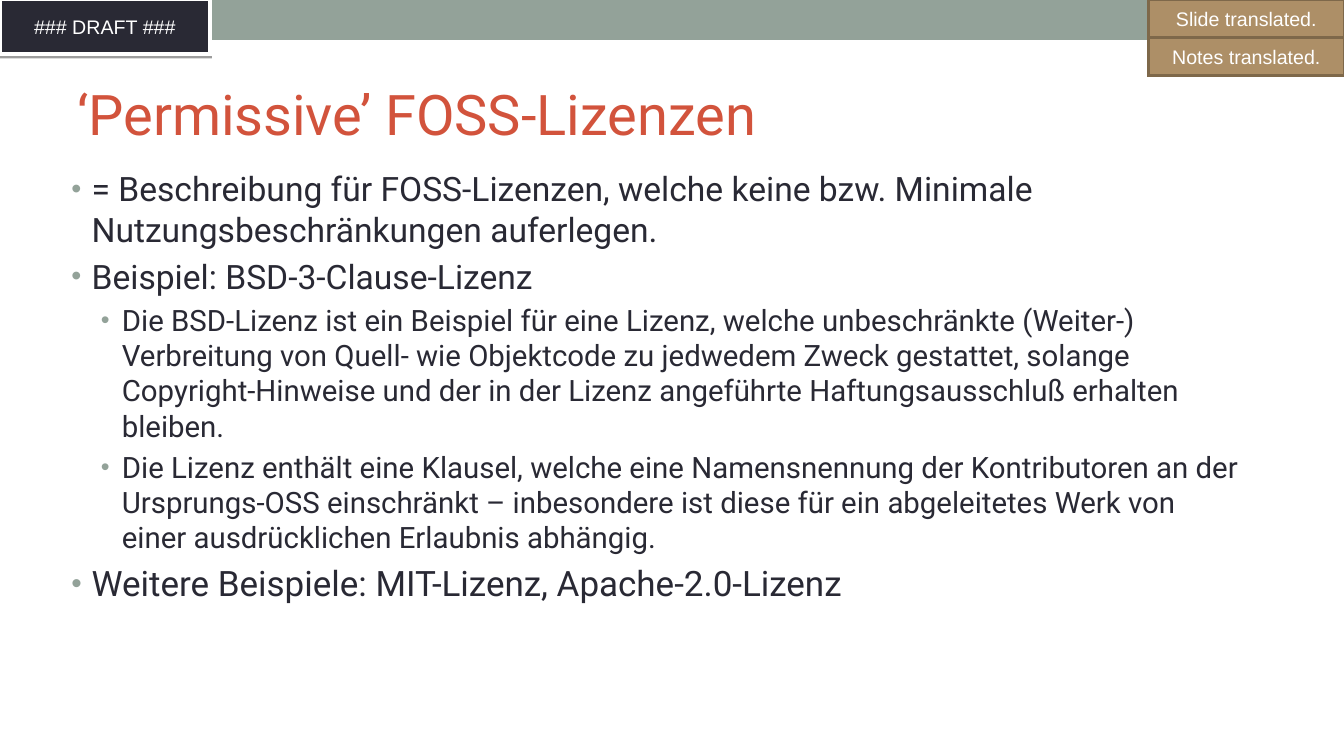
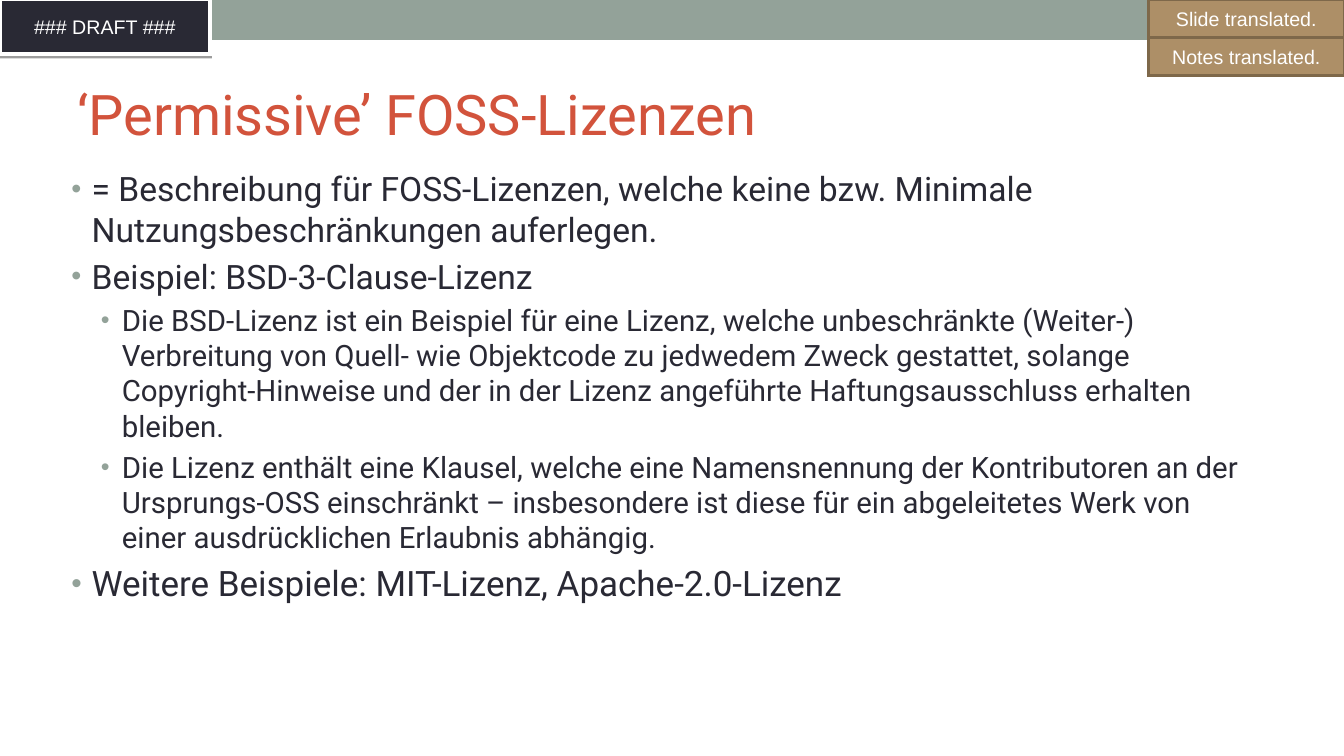
Before and after one commit to SThanheiser/curriculum, a slide deck: slide 15 of translation-DE/slides/DFT_openchain-curriculum-for-1-1_GER.odp. Drawn at 1344x756 pixels with LibreOffice and Linux fonts; fonts in the diff are those of the drawing; background and template pictures are left out. Boxes give left, top, right and bottom in pixels: in the first picture for what was removed or moved away, otherwise in the second. Text is boxed around its words. In the diff, an @@ line names an element or a change of style, - is before the commit and + after.

```diff
--- a/translation-DE/slides/DFT_openchain-curriculum-for-1-1_GER.odp
+++ b/translation-DE/slides/DFT_openchain-curriculum-for-1-1_GER.odp
@@ text at (122, 307, 1238, 554): text changed @@
-  • Die BSD-Lizenz ist ein Beispiel für eine Lizenz, welche unbeschränkte (Weiter-) Verbreitung von Quell- wie Objektcode zu jedwedem Zweck gestattet, solange Copyright-Hinweise und der in der Lizenz angeführte Haftungsausschluß erhalten bleiben.
-  • Die Lizenz enthält eine Klausel, welche eine Namensnennung der Kontributoren an der Ursprungs-OSS einschränkt – inbesondere ist diese für ein abgeleitetes Werk von einer ausdrücklichen Erlaubnis abhängig.
+  • Die BSD-Lizenz ist ein Beispiel für eine Lizenz, welche unbeschränkte (Weiter-) Verbreitung von Quell- wie Objektcode zu jedwedem Zweck gestattet, solange Copyright-Hinweise und der in der Lizenz angeführte Haftungsausschluss erhalten bleiben.
+  • Die Lizenz enthält eine Klausel, welche eine Namensnennung der Kontributoren an der Ursprungs-OSS einschränkt – insbesondere ist diese für ein abgeleitetes Werk von einer ausdrücklichen Erlaubnis abhängig.
```
Also in this commit, not shown: 15 other slides changed, 6 slides added, 6 slides removed, 1 other file.
